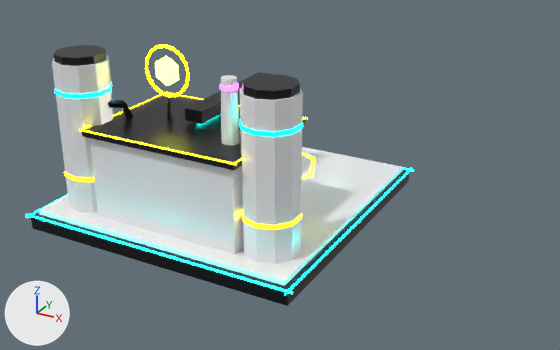
A saved change to the FBX model Assets/CyberpunkRTS/Models/Buildings/DataRefinery.fbx.
Both versions are drawn from a 50 mm lens placed at (3.36, -5.23, 2.99), pointed at (0.56, -0.15, 0.45). The axes (+X, +Y, +Z) are drawn at lower left. The lights are the same throughout. The picture after the commit comes second. Where no turn or scale is listed for an object, it has been applied to the vertices.

The first picture shows 'Ref_EmblemRing', 'Ref_Hall', 'Ref_HallRoof', 'Ref_IntakeArm', 'Ref_Silo-1', 'Ref_Silo1', 'Ref_SiloCap-1', 'Ref_SiloCap1', 'Ref_Slab', 'Ref_SlabGlow', 'Ref_SlabTop', 'Ref_Stack' and 11 more.
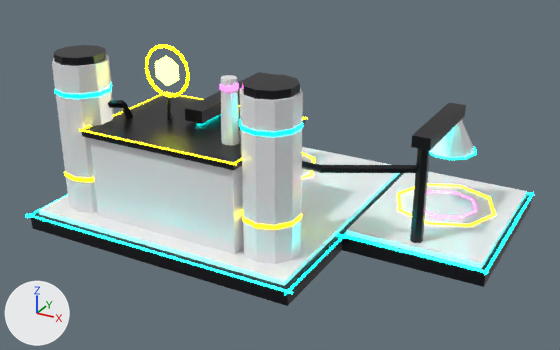
The change in detail:
Mesh me_refmk2_slabext is new.
It is a box spanning x -0.58..0.58, y -0.75..0.75, z -0.06..0.06.
It uses material mat_skitter_graphite (black #27272c).
Mesh me_refmk2_slabexttop is new.
It is a box spanning x -0.535..0.535, y -0.71..0.71, z -0.02..0.02.
It uses material mat_skitter_white (white #f6f6f8).
Mesh me_refmk2_dockpad is new.
It is an 8-sided cylinder along z spanning x -0.45..0.45, y -0.45..0.45, z -0.015..0.015.
It uses material mat_skitter_white (white #f6f6f8).
Mesh me_refmk2_dockring is new.
It has 64 vertices, 48 faces and spans x -0.422..0.422, y -0.422..0.422, z -0.009..0.009.
It uses material mat_skitter_neonyellow (yellow #ffed00, glowing yellow #ffed00).
Mesh me_refmk2_intakearm is new.
It is a box spanning x -0.07..0.07, y -0.425..0.425, z -0.045..0.045.
It uses material mat_skitter_graphite (black #27272c).
Mesh me_refmk2_funnelrim is new.
It has 80 vertices, 60 faces and spans x -0.213..0.213, y -0.203..0.203, z -0.008..0.008.
It uses material mat_skitter_neoncyan (cyan #00fff3, glowing cyan #00fff3).
Mesh me_refmk2_pipe is new.
It has 16 vertices, 12 faces and spans x 0.643..1.772, y -0.53..-0.121, z 0.72..0.78.
It uses material mat_skitter_graphite (black #27272c).
Mesh me_refmk2_dockinner is new.
It has 64 vertices, 48 faces and spans x -0.267..0.267, y -0.267..0.267, z -0.006..0.006.
It uses material mat_skitter_neonpink (pink #ff3fcb, glowing pink #ff3fcb).
Mesh me_refmk2_funnel is new.
It is a 10-sided cut cone along z (radius 0.2 at the low end, 0.06 at the high end) spanning x -0.2..0.2, y -0.19..0.19, z -0.135..0.135.
It uses material mat_skitter_white (white #f6f6f8).
Mesh me_refmk2_gantry is new.
It is a 6-sided cut cone along z (radius 0.05 at the low end, 0.045 at the high end) spanning x -0.043..0.043, y -0.05..0.05, z -0.405..0.405.
It uses material mat_skitter_graphite (black #27272c).
Mesh me_refmk2_slabextglow is new.
It has 24 vertices, 18 faces and spans x 1.16..2.34, y -0.32..1.22, z 0.11..0.14.
It uses material mat_skitter_neoncyan (cyan #00fff3, glowing cyan #00fff3).
Object 'RefMk2_SlabExt' (ob_refmk2_slabext) is new; it shows me_refmk2_slabext.
Its location is (1.75, 0.45, 0.06).
Object 'RefMk2_SlabExtTop' (ob_refmk2_slabexttop) is new; it shows me_refmk2_slabexttop.
Its location is (1.75, 0.45, 0.14).
Object 'RefMk2_DockPad' (ob_refmk2_dockpad) is new; it shows me_refmk2_dockpad.
Its location is (1.75, 0.55, 0.155).
Object 'RefMk2_DockRing' (ob_refmk2_dockring) is new; it shows me_refmk2_dockring.
Its location is (1.75, 0.55, 0.172).
Object 'RefMk2_IntakeArm' (ob_refmk2_intakearm) is new; it shows me_refmk2_intakearm.
Its location is (1.75, 0.2, 0.98).
Object 'RefMk2_FunnelRim' (ob_refmk2_funnelrim) is new; it shows me_refmk2_funnelrim.
Its location is (1.75, 0.55, 0.66).
Object 'RefMk2_Pipe' (ob_refmk2_pipe) is new; it shows me_refmk2_pipe.
Its location is (0.0, 0.0, 0.0).
Object 'RefMk2_DockInner' (ob_refmk2_dockinner) is new; it shows me_refmk2_dockinner.
Its location is (1.75, 0.55, 0.172).
Object 'RefMk2_Funnel' (ob_refmk2_funnel) is new; it shows me_refmk2_funnel.
Its location is (1.75, 0.55, 0.795).
Object 'RefMk2_Gantry' (ob_refmk2_gantry) is new; it shows me_refmk2_gantry.
Its location is (1.75, -0.15, 0.545).
Object 'RefMk2_SlabExtGlow' (ob_refmk2_slabextglow) is new; it shows me_refmk2_slabextglow.
Its location is (0.0, 0.0, 0.0).

Pixel boxes (x1, y1, x2, y2) of what changed, in the pictures (560 x 350 px):
'RefMk2_SlabExtTop', added: after (346, 172, 527, 269)
'RefMk2_SlabExt', added: after (341, 175, 532, 287)
'RefMk2_DockPad', added: after (394, 183, 499, 229)
'RefMk2_IntakeArm', added (black): after (411, 103, 466, 151)
'RefMk2_Gantry', added (black): after (410, 149, 430, 243)
'RefMk2_Funnel', added: after (430, 119, 475, 158)
'RefMk2_Pipe', added (black): after (302, 161, 418, 173)
'RefMk2_SlabExtGlow', added: after (337, 192, 534, 274)
'RefMk2_DockRing', added: after (398, 184, 496, 226)
'RefMk2_DockInner', added: after (425, 190, 477, 218)
'RefMk2_FunnelRim', added: after (430, 147, 476, 160)
